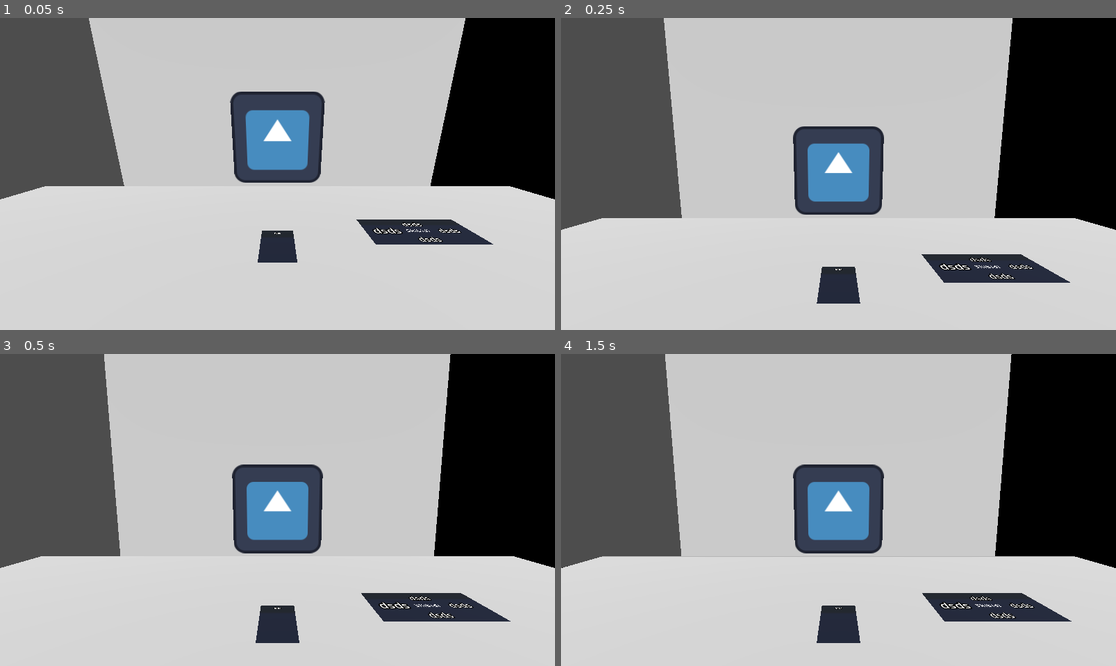
Above: before the commit, frames 1-4 (two rows, left to right).
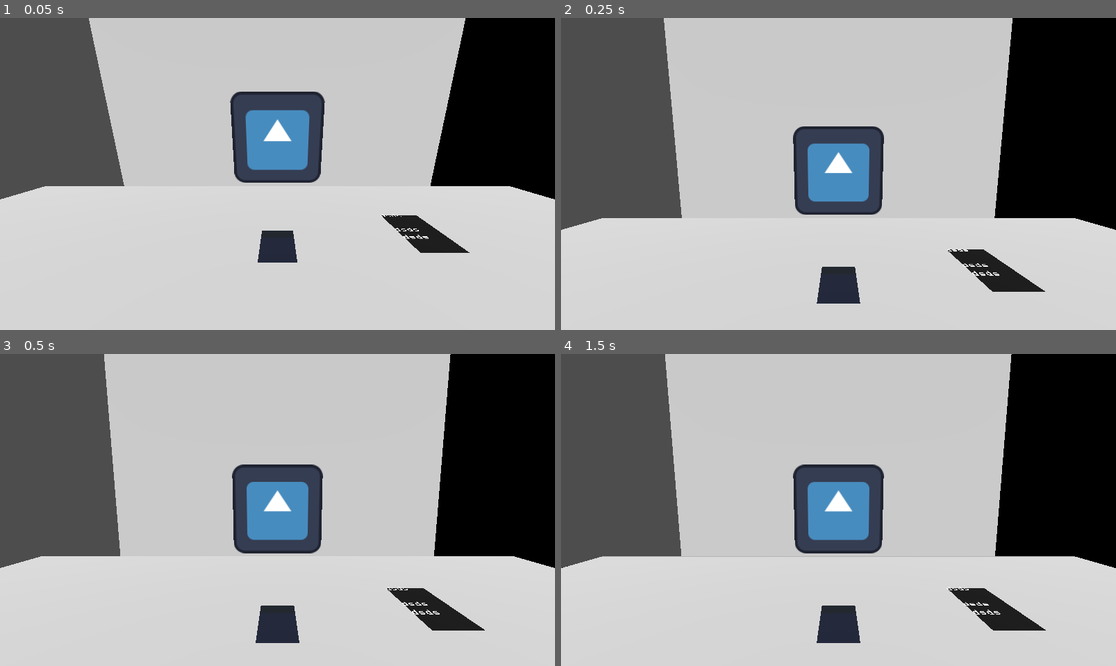
Above: after the commit, the same moments.

Repository: KiktorWania/GameOff2024
Game: Godot game, scene res://Scene/main.tscn
The game is run twice, just before and just after one commit, with the same random seed, the same clock (stepped at 60 frames per second) and the same inputs. The engine's default icon, where the game draws it, is replaced by a stand-in: a white triangle on a blue panel in a dark square.
Inputs (mouse positions are in pixels of both pictures, inside the frame that each line leads up to):
- Up to frame 1 (0.05 s): no input
- Up to frame 2 (0.25 s): no input
- Up to frame 3 (0.5 s): no input
- Up to frame 4 (1.5 s): move the mouse to (960, 494) at 0.52 s; hold Q (inspect) 0.53-1.25 s; click (960, 494) at 0.67 s; tap E (test) at 0.8 s; tap Enter at 1.25 s; drag from (727, 525) to (810, 572) at 1.27 s

The runs differ from the first frame. In frame 1, 1.7% of the frame differs, in the area x 49-89%, y 62-76%; in frame 2, 2.1%; in frame 3, 2.1%; in frame 4, 2.1%, in the area x 49-92%, y 74-89%.

Commit message:
Day 9
made "Compairing data system between nodes cliicked."
I wont focus on visuals but rather mechanics for now.

ToDo tommorow:
Make a Screen switch system

Diff:
--- a/Clickable/ClickableLabel/ClickableLabel.gd
+++ b/Clickable/ClickableLabel/ClickableLabel.gd
@@ -1,3 +1,4 @@
+@tool
 extends Clickable
 class_name ClickableLabel
 
@@ -6,8 +7,18 @@
 @export var isBad : bool
 @export var badMask : int
 
+@export var text : String
+
 func _ready():
 	add_to_group("clickableLabels")
+
+func _process(delta):
+	super(delta)
+	if Engine.is_editor_hint():
+		if text:
+			label.text = text
+		else:
+			label.text = ""
 
 func activate():
 	shape.disabled = false
--- a/Clickable/ClickableLabel/ClickableLabel.tscn
+++ b/Clickable/ClickableLabel/ClickableLabel.tscn
@@ -1,16 +1,23 @@
-[gd_scene load_steps=3 format=3 uid="uid://ci2vtoxc2ptgw"]
+[gd_scene load_steps=4 format=3 uid="uid://ci2vtoxc2ptgw"]
 
 [ext_resource type="Script" path="res://Clickable/ClickableLabel/ClickableLabel.gd" id="1_yigrh"]
+[ext_resource type="FontFile" uid="uid://csadhx2xsynfe" path="res://Sprites/PixelArtFont.ttf" id="2_e3c0f"]
 
 [sub_resource type="BoxShape3D" id="BoxShape3D_rer1g"]
-size = Vector3(0.361084, 0.165039, 0.001)
+size = Vector3(1.64014, 0.384766, 0.4104)
 
 [node name="ClickableLabel" type="Area3D"]
 transform = Transform3D(1, 0, 0, 0, -4.37114e-08, 1, 0, -1, -4.37114e-08, 0, 0, 0)
 script = ExtResource("1_yigrh")
 
 [node name="Label3D" type="Label3D" parent="."]
+modulate = Color(0.379218, 0.239003, 0.58125, 1)
 text = "dsds"
+font = ExtResource("2_e3c0f")
+font_size = 128
+outline_size = 0
 
 [node name="CollisionShape3D" type="CollisionShape3D" parent="."]
+transform = Transform3D(1, 0, 0, 0, 1, 0, 0, 0, 1, -0.2229, 2.78992e-08, 0.0839698)
 shape = SubResource("BoxShape3D_rer1g")
+disabled = true
--- a/Items/Book/Book.tscn
+++ b/Items/Book/Book.tscn
@@ -1,23 +1,23 @@
-[gd_scene load_steps=11 format=3 uid="uid://dqm50rvs3v6yh"]
+[gd_scene load_steps=10 format=3 uid="uid://dqm50rvs3v6yh"]
 
 [ext_resource type="Script" path="res://Clickable/Pickable.gd" id="1_t7gaw"]
-[ext_resource type="Texture2D" uid="uid://dek4y1whtf1mq" path="res://Sprites/phone.png" id="2_5cr52"]
+[ext_resource type="Texture2D" uid="uid://vuieuyfnb7un" path="res://Sprites/bookTexture.png" id="2_libup"]
 [ext_resource type="Script" path="res://Items/Phone/MeshInstance3D.gd" id="3_qr1eq"]
 [ext_resource type="Script" path="res://Clickable/Clickable.gd" id="4_rmd5t"]
-[ext_resource type="FontFile" uid="uid://csadhx2xsynfe" path="res://Sprites/PixelArtFont.ttf" id="5_stbhh"]
 [ext_resource type="PackedScene" uid="uid://ci2vtoxc2ptgw" path="res://Clickable/ClickableLabel/ClickableLabel.tscn" id="6_0uirl"]
 
 [sub_resource type="StandardMaterial3D" id="StandardMaterial3D_urfb1"]
-albedo_texture = ExtResource("2_5cr52")
+albedo_color = Color(0, 0, 0, 1)
+albedo_texture = ExtResource("2_libup")
 
 [sub_resource type="BoxMesh" id="BoxMesh_t3ya0"]
 size = Vector3(0.18, 0, 0.27)
 
 [sub_resource type="BoxShape3D" id="BoxShape3D_tcrdk"]
-size = Vector3(1, 0.001, 1)
+size = Vector3(0.574219, 0.001, 0.876709)
 
 [sub_resource type="BoxShape3D" id="BoxShape3D_60yll"]
-size = Vector3(0.655273, 0.0727656, 0.341797)
+size = Vector3(0.286865, 0.0727656, 0.461914)
 
 [node name="Book" type="Area3D" node_paths=PackedStringArray("mesh", "shape", "dragableArea")]
 script = ExtResource("1_t7gaw")
@@ -26,13 +26,13 @@
 dragableArea = NodePath("DragArea")
 
 [node name="MeshInstance3D" type="MeshInstance3D" parent="."]
-transform = Transform3D(3.44003, 0, 0, 0, 1, 0, 0, 0, 1, 0, 0, 0)
+transform = Transform3D(1.348, 0, 0, 0, 0.848, 0, 0, 0, 1.479, 0, 0, 0)
 material_override = SubResource("StandardMaterial3D_urfb1")
 mesh = SubResource("BoxMesh_t3ya0")
 script = ExtResource("3_qr1eq")
 
 [node name="CollisionShape3D" type="CollisionShape3D" parent="."]
-transform = Transform3D(1, 0, 0, 0, 1, 0, 0, 0, 1, 0, 0.074651, 0)
+transform = Transform3D(1, 0, 0, 0, 1, 0, 0, 0, 1, 0, 0.0775976, 0)
 shape = SubResource("BoxShape3D_tcrdk")
 
 [node name="DragArea" type="Area3D" parent="."]
@@ -43,23 +43,12 @@
 transform = Transform3D(1, 0, 0, 0, 1, 0, 0, 0, 1, 0, -0.0323768, 0.00362223)
 shape = SubResource("BoxShape3D_60yll")
 
-[node name="Label3D" type="Label3D" parent="."]
-transform = Transform3D(0.14, 0, 0, 0, -6.11959e-09, 0.14, 0, -0.14, -6.11959e-09, 0, 0.001, 0)
-alpha_scissor_threshold = 0.52
-texture_filter = 0
-text = "Skibidi"
-font = ExtResource("5_stbhh")
-font_size = 72
-outline_size = 0
-
 [node name="ClickableLabel" parent="." instance=ExtResource("6_0uirl")]
-transform = Transform3D(0.33, 0, 0, 0, -1.44248e-08, 0.33, 0, -0.33, -1.44248e-08, 0.179353, 0.00190349, 0)
-
-[node name="ClickableLabel2" parent="." instance=ExtResource("6_0uirl")]
-transform = Transform3D(0.45, 0, 0, 0, -1.96701e-08, 0.45, 0, -0.45, -1.96701e-08, -0.184591, 0.00190349, 0)
+transform = Transform3D(0.115, 0, 0, 0, -5.02681e-09, 0.115, 0, -0.115, -5.02681e-09, -0.0595869, 0.00190349, -0.190023)
 
 [node name="ClickableLabel3" parent="." instance=ExtResource("6_0uirl")]
-transform = Transform3D(0.33, 0, 0, 0, -1.44248e-08, 0.33, 0, -0.33, -1.44248e-08, 0.00624438, 0.00190349, -0.0724461)
+transform = Transform3D(0.115, 0, 0, 0, -5.02681e-09, 0.115, 0, -0.115, -5.02681e-09, -0.0614204, 0.00190349, -0.01438)
 
 [node name="ClickableLabel4" parent="." instance=ExtResource("6_0uirl")]
-transform = Transform3D(0.33, 0, 0, 0, -1.44248e-08, 0.33, 0, -0.33, -1.44248e-08, 0.00320174, 0.00190349, 0.0881127)
+transform = Transform3D(0.115, 0, 0, 0, -5.02681e-09, 0.115, 0, -0.115, -5.02681e-09, -0.0586993, 0.00190349, 0.0629261)
+text = "chuj"
--- a/Items/Phone/phone.tscn
+++ b/Items/Phone/phone.tscn
@@ -1,7 +1,6 @@
-[gd_scene load_steps=12 format=3 uid="uid://b34u7h77nhjyj"]
+[gd_scene load_steps=11 format=3 uid="uid://b34u7h77nhjyj"]
 
 [ext_resource type="Texture2D" uid="uid://dek4y1whtf1mq" path="res://Sprites/phone.png" id="1_pqp6l"]
-[ext_resource type="Script" path="res://Items/Phone/PhoneSprite.gd" id="3_1sy8b"]
 [ext_resource type="Script" path="res://Clickable/Clickable.gd" id="4_w65a4"]
 [ext_resource type="Script" path="res://Items/Phone/MeshInstance3D.gd" id="5_fn8mv"]
 [ext_resource type="PackedScene" uid="uid://ct3n3qje6ctvd" path="res://Items/Phone/Screens/LockScreen/LockScreen.tscn" id="5_hypep"]
@@ -47,15 +46,8 @@
 [node name="LockScreen" parent="." instance=ExtResource("5_hypep")]
 transform = Transform3D(0.2, 0, 0, 0, -8.74228e-09, 0.2, 0, -0.2, -8.74228e-09, 0, 0, -0.0365798)
 
-[node name="ItemSprite" type="Sprite3D" parent="."]
-visible = false
-axis = 1
-double_sided = false
-no_depth_test = true
-texture_filter = 0
-render_priority = -1
-texture = ExtResource("1_pqp6l")
-script = ExtResource("3_1sy8b")
+[node name="ClickableLabel" parent="LockScreen" instance=ExtResource("6_d7vhu")]
+transform = Transform3D(0.525, 0, 0, 0, 0.525, 2.13163e-14, 0, -2.13163e-14, 0.525, 0, 0.360016, 0.00500002)
 
 [node name="DragArea" type="Area3D" parent="."]
 transform = Transform3D(1, 0, 0, 0, 1, 0, 0, 0, 1, 0, -0.01, 0)
@@ -70,7 +62,4 @@
 mesh = SubResource("BoxMesh_0hms0")
 script = ExtResource("5_fn8mv")
 
-[node name="ClickableLabel" parent="." instance=ExtResource("6_d7vhu")]
-transform = Transform3D(0.105, 0, 0, 0, -4.5897e-09, 0.105, 0, -0.105, -4.5897e-09, 0, 0.001, -0.108583)
-
 [connection signal="mouse_entered" from="." to="." method="_on_mouse_entered"]
--- a/Tools/NodeInspector.gd
+++ b/Tools/NodeInspector.gd
@@ -42,9 +42,6 @@
 	else:
 		clearFocus()
 
-func updateLabels():
-	pass
-
 func inspection():
 	if(inspecting):
 		var canDraw = true
@@ -56,8 +53,16 @@
 		UI.setCanDraw(canDraw)
 		if canDraw:
 			UI.setPositions(camera.unproject_position(labels[0].global_position), camera.unproject_position(labels[1].global_position))
+			checkLabelsData(labels[0], labels[1])
 	else:
 		UI.setCanDraw(false)
+
+func checkLabelsData(l1 : ClickableLabel, l2 : ClickableLabel):
+	if(l1.label.text == l2.label.text):
+		UI.areNodesConnected(true)
+	else:
+		UI.areNodesConnected(false)
+
 func checkForLabelsOnly(hit):
 	onNewHit(hit)
 	if(hit is ClickableLabel and hit.wasClicked):
--- a/UI/UI.gd
+++ b/UI/UI.gd
@@ -3,7 +3,10 @@
 
 var pos1 : Vector2
 var pos2 : Vector2
+
 var canDraw = false
+
+@onready var mainLabel : Label = $Label
 
 var Label1 : ClickableLabel
 
@@ -30,6 +33,14 @@
 		var pos3 = getMiddlePoint(pos1, pos2)
 		draw_line(pos1, pos3, Color.ALICE_BLUE, 3, true)
 		draw_line(pos3, pos2, Color.ALICE_BLUE, 3, true)
+	else:
+		mainLabel.text = ""
 
 func drawOutline(label : ClickableLabel):
 	pass
+
+func areNodesConnected(b : bool):
+	if b:
+		mainLabel.text = "Connected"
+	else:
+		mainLabel.text = "Unconnected"
--- a/UI/UI.tscn
+++ b/UI/UI.tscn
@@ -10,3 +10,16 @@
 grow_horizontal = 2
 grow_vertical = 2
 script = ExtResource("1_6yevx")
+
+[node name="Label" type="Label" parent="."]
+layout_mode = 1
+anchors_preset = 5
+anchor_left = 0.5
+anchor_right = 0.5
+offset_left = -577.0
+offset_right = 577.0
+offset_bottom = 23.0
+grow_horizontal = 2
+text = "Connected
+"
+horizontal_alignment = 1
Binary file added: Sprites/bookTexture.png
Not shown, added: Sprites/bookTexture.png.import
